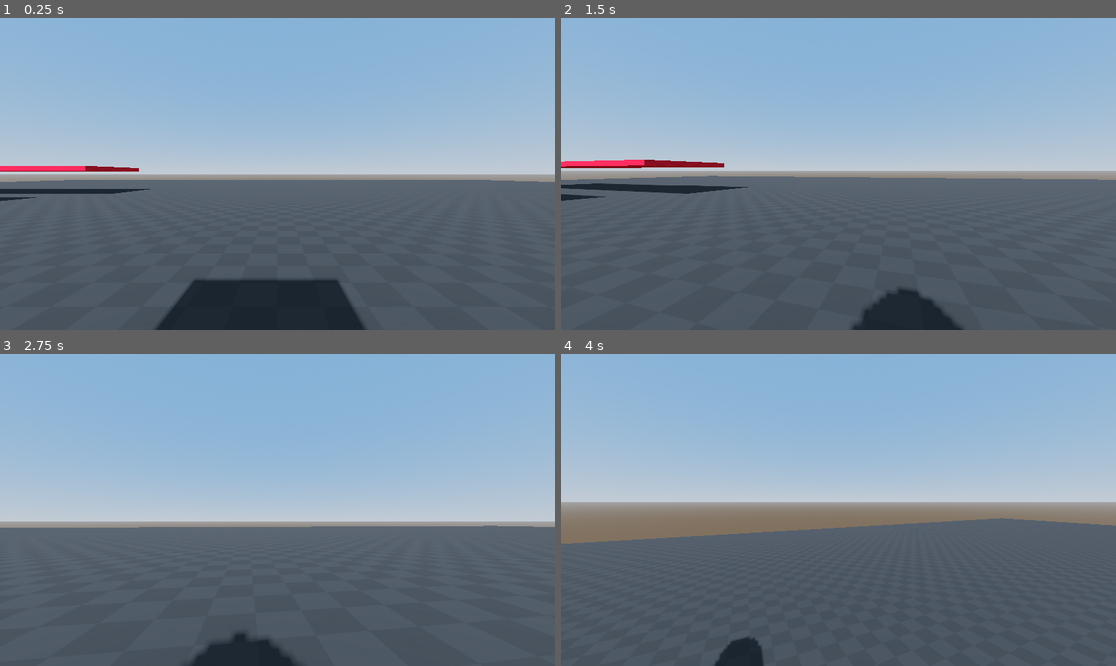
Above: before the commit, frames 1-4 (two rows, left to right).
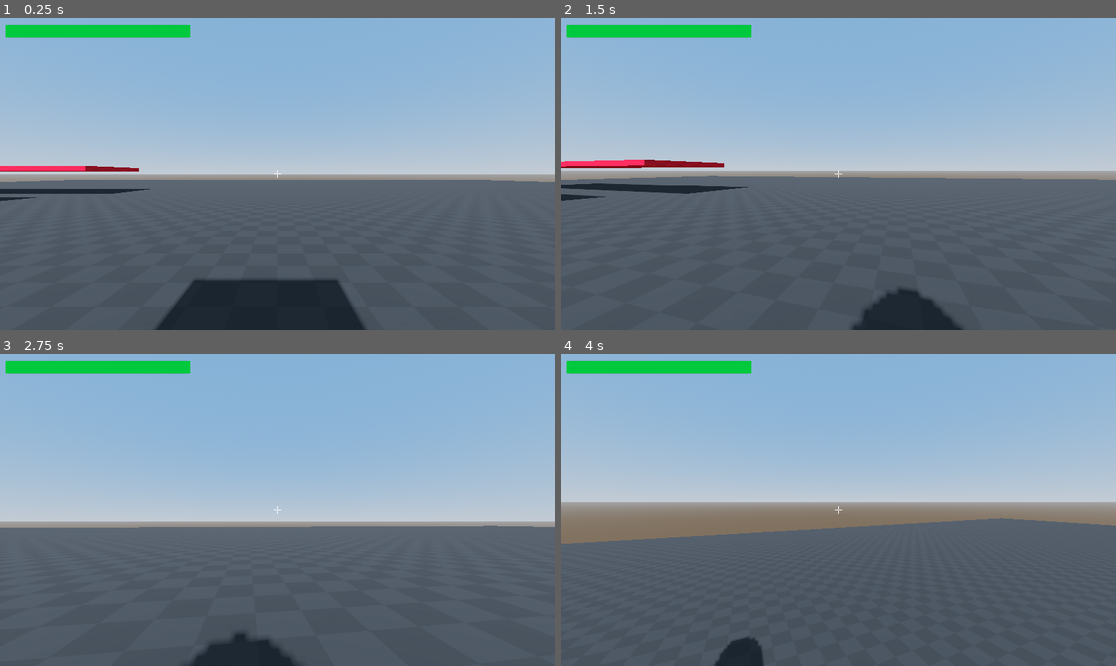
Above: after the commit, the same moments.

Repository: Lilhappy19/Karlson_remaster
Game: Godot game, scene res://scenes/main.tscn
The game is run twice, just before and just after one commit, with the same random seed, the same clock (stepped at 60 frames per second) and the same inputs.
Inputs (mouse positions are in pixels of both pictures, inside the frame that each line leads up to):
- Up to frame 1 (0.25 s): no input
- Up to frame 2 (1.5 s): tap Enter at 0.5 s; move the mouse to (866, 174) at 0.52 s; hold Ctrl (Move_Crouch_Slide) 0.53-1.28 s; hold W (Move_Forward) from 0.53 s (still down); tap Space (Move_Jump) at 0.77 s; move the mouse to (810, 174) at 1.27 s; tap Shift (Move_Sprint) at 1.35 s
- Up to frame 3 (2.75 s): keep holding W (Move_Forward); tap Space (Move_Jump) at 1.52 s; move the mouse to (288, 503) at 2.02 s; hold Ctrl (Move_Crouch_Slide) from 2.03 s (still down)
- Up to frame 4 (4 s): keep holding W (Move_Forward); move the mouse to (832, 516) at 2.77 s; release Ctrl (Move_Crouch_Slide) at 2.78 s; tap Shift (Move_Sprint) at 2.85 s; tap Space (Move_Jump) at 3.02, 3.77 s; move the mouse to (877, 513) at 3.52 s; hold Ctrl (Move_Crouch_Slide) from 3.53 s (still down)

The runs differ from the first frame. In frame 1, 1.3% of the frame differs, in the area x 1-51%, y 2-52%; in frame 2, 1.3%; in frame 3, 1.3%; in frame 4, 1.3%.

Commit message:
add : health and crosshair

Diff:
--- a/scenes/obstacles.tscn
+++ b/scenes/obstacles.tscn
@@ -72,3 +72,9 @@
 use_collision = true
 mesh = SubResource("PrismMesh_jbj1t")
 material = SubResource("StandardMaterial3D_muem4")
+
+[node name="Ramp2" type="CSGMesh3D" parent="." unique_id=1434101973]
+transform = Transform3D(-0.75673264, 0, 0.6537245, 0, 1, 0, -0.6537245, 0, -0.75673264, 34.533524, 3.120963, 30.95072)
+use_collision = true
+mesh = SubResource("PrismMesh_jbj1t")
+material = SubResource("StandardMaterial3D_muem4")
--- a/scenes/player.tscn
+++ b/scenes/player.tscn
@@ -1,6 +1,7 @@
 [gd_scene format=3 uid="uid://56oq03k4cnuc"]
 
 [ext_resource type="Script" uid="uid://daktgawpkvjev" path="res://scripts/Player.gd" id="1_3vyb7"]
+[ext_resource type="Texture2D" uid="uid://btf8bo65ba52q" path="res://assets/crosshair.png" id="2_g2els"]
 
 [sub_resource type="PhysicsMaterial" id="PhysicsMaterial_0wfyh"]
 friction = 0.0
@@ -12,6 +13,9 @@
 [sub_resource type="CylinderShape3D" id="CylinderShape3D_3vyb7"]
 height = 0.055
 radius = 0.415
+
+[sub_resource type="StyleBoxFlat" id="StyleBoxFlat_3vyb7"]
+bg_color = Color(0, 0.7894418, 0.24210945, 1)
 
 [sub_resource type="CapsuleShape3D" id="CapsuleShape3D_3vyb7"]
 height = 1.5
@@ -40,6 +44,23 @@
 [node name="Camera3D" type="Camera3D" parent="." unique_id=430216957]
 transform = Transform3D(1, 0, 0, 0, 1, 0, 0, 0, 1, 0, 0.47718334, -0.3861072)
 
+[node name="HealthBar" type="ProgressBar" parent="Camera3D" unique_id=1092745569]
+offset_left = 12.0
+offset_top = 14.0
+offset_right = 395.0
+offset_bottom = 41.0
+theme_override_styles/fill = SubResource("StyleBoxFlat_3vyb7")
+show_percentage = false
+
+[node name="TextureRect" type="TextureRect" parent="Camera3D" unique_id=2016397]
+anchors_preset = 15
+anchor_right = 1.0
+anchor_bottom = 1.0
+grow_horizontal = 2
+grow_vertical = 2
+texture = ExtResource("2_g2els")
+stretch_mode = 3
+
 [node name="CrouchCollison" type="CollisionShape3D" parent="." unique_id=1717284330]
 transform = Transform3D(1, 0, 0, 0, 1, 0, 0, 0, 1, 0, -0.25, 0)
 shape = SubResource("CapsuleShape3D_3vyb7")
--- a/scripts/Player.gd
+++ b/scripts/Player.gd
@@ -2,6 +2,7 @@
 
 class_name Player
 
+@export var health : float = 100
 @export var speed : float = 10
 @export var speed_M : float = 2
 @export var jump_force : float = 20
@@ -12,6 +13,7 @@
 @onready var crouch_collision : CollisionShape3D = $CrouchCollison
 @onready var crouch_shape : MeshInstance3D = $CrouchShape
 @onready var crouch_check : RayCast3D = $CrouchCheck
+@onready var health_bar : ProgressBar = $Camera3D/HealthBar
 
 @onready var ground_check_shape : ShapeCast3D = $ShapeCast3D
 @onready var camera : Camera3D = $Camera3D
@@ -24,6 +26,9 @@
 
 func _ready() -> void:
 	camera_original_pos = camera.position.y
+
+	health_bar.value = health
+
 	Input.set_mouse_mode(Input.MOUSE_MODE_CAPTURED)
 
 func _physics_process(_delta: float) -> void:
@@ -101,6 +106,9 @@
 		crouch_collision.disabled = true
 		crouch_shape.visible = false
 
+func _take_damage(_damage : float):
+	pass
+
 func _input(event: InputEvent) -> void:
 	if mouse_lock:
 		if event is InputEventMouseMotion : look_dir += event.relative * 0.1
Binary file added: assets/crosshair.png
Not shown, added: assets/crosshair.png.import
